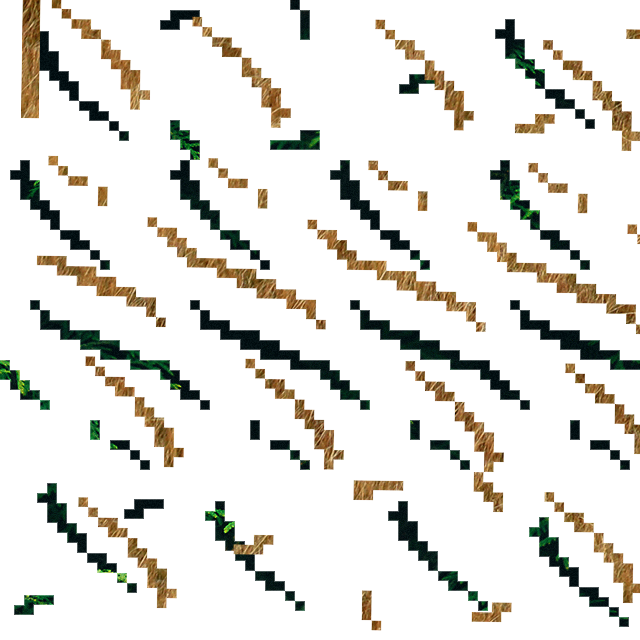
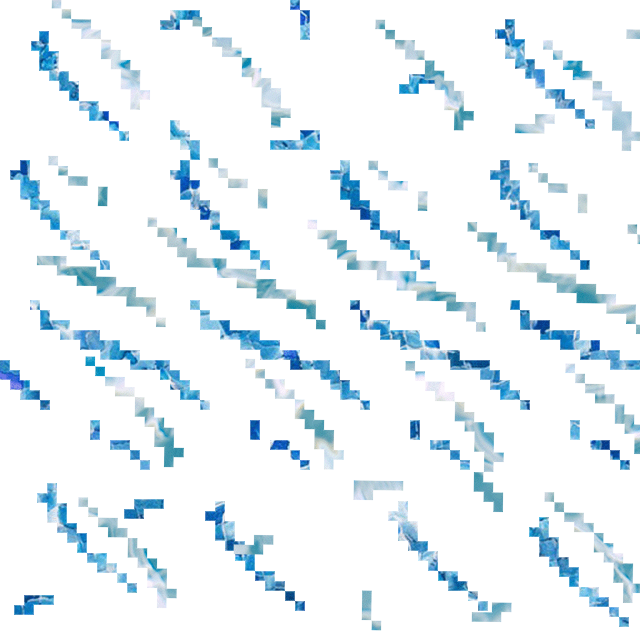
Layers edited between the first and the second 640 × 640 image:
painted on "Relleno de motivo 1" over [0,0,640,631]
painted on "Capa 8" over [20,0,41,119]
painted on "Relleno de motivo 2" over [0,0,640,631]